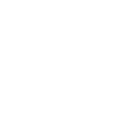
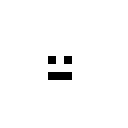
Revision of a layered 128×128 image; what changed, layer by layer:
hid "Layer" over box(48, 56, 72, 80)
added layer "Layer #10" above "Layer #6" over box(48, 56, 72, 80)
